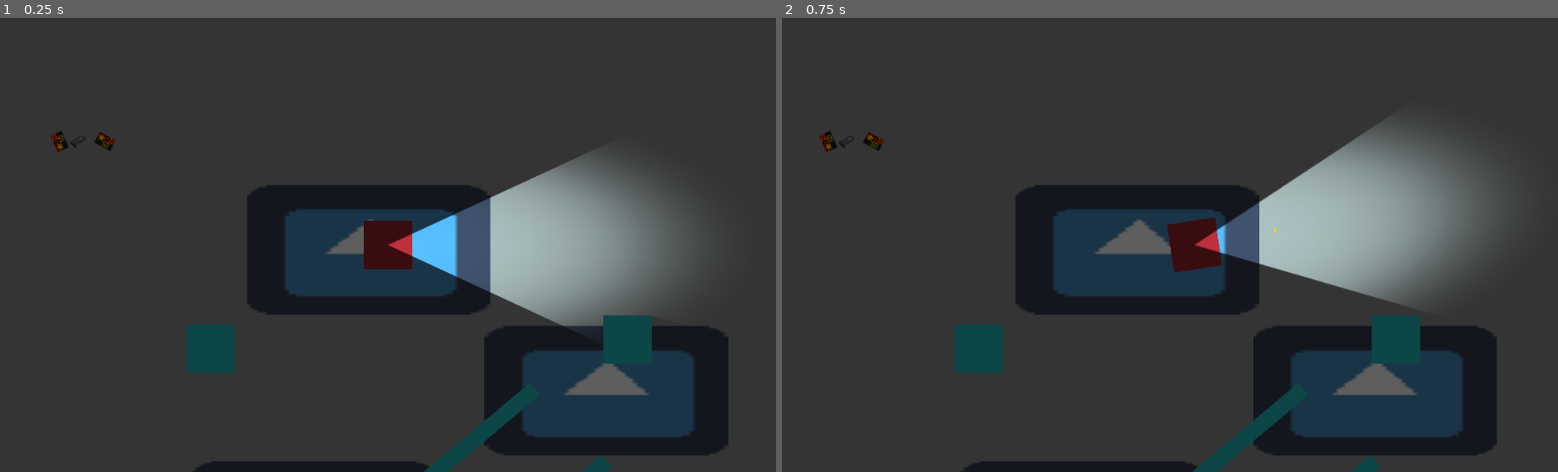
Above: before the commit, frames 1-2 (left to right).
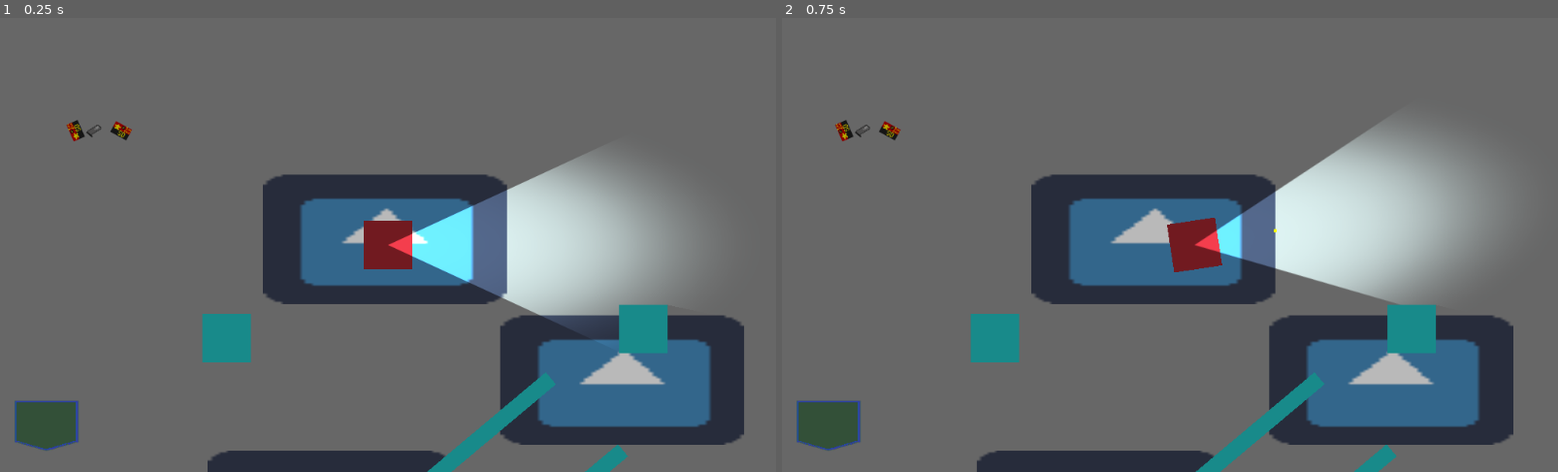
Above: after the commit, the same moments.

Repository: ghfox/overheadpoc
Game: Godot game, scene res://Scn/Room.tscn
Two runs of this game, one before a commit and one after it. Both use one fixed random seed, a clock stepped at 60 frames per second and the inputs below. The engine's default icon, where the game draws it, is replaced by a stand-in: a white triangle on a blue panel in a dark square.
Inputs (mouse positions are in pixels of both pictures, inside the frame that each line leads up to):
- Up to frame 1 (0.25 s): no input
- Up to frame 2 (0.75 s): tap Enter at 0.5 s; move the mouse to (1340, 222) at 0.52 s; hold D from 0.53 s (still down); click (1340, 222) at 0.6 s

The runs differ from the first frame. In frame 1, 96% of the frame differs, in the area x 0-100%, y 0-100%; in frame 2, 96%.

Commit message:
temp gui stuff

Diff:
--- a/Classes/Ammo.gd
+++ b/Classes/Ammo.gd
@@ -14,7 +14,6 @@
 	amount = namount
 	sprite = ItemStore.getAmmoSprite(cal,subtype)
 	normal = ItemStore.getAmmoNormal(cal,subtype)
-	radius = 32
 
 func _to_string():
 	return "%s%s%s%d" % [cal, subtype,":" , amount]
--- a/Classes/Item.gd
+++ b/Classes/Item.gd
@@ -2,6 +2,6 @@
 
 class_name Item
 
-var radius = 0
+var radius = 32
 var sprite = "res://Spr/sqr_red.png"
 var normal = null
--- a/Scn/Player.tscn
+++ b/Scn/Player.tscn
@@ -1,8 +1,9 @@
-[gd_scene load_steps=6 format=2]
+[gd_scene load_steps=7 format=2]
 
 [ext_resource path="res://Spr/Flashlight Texture.png" type="Texture" id=1]
 [ext_resource path="res://Spr/sqr_red.png" type="Texture" id=2]
 [ext_resource path="res://Scr/Player.gd" type="Script" id=3]
+[ext_resource path="res://Spr/Gui/gui_pocket.png" type="Texture" id=4]
 
 [sub_resource type="CircleShape2D" id=1]
 radius = 49.6476
@@ -39,6 +40,19 @@
 drag_margin_right = 0.0
 drag_margin_bottom = 0.0
 
+[node name="CanvasLayer" type="CanvasLayer" parent="Camera2D"]
+layer = 4
+
+[node name="TextureRect" type="TextureRect" parent="Camera2D/CanvasLayer"]
+margin_left = 10.6018
+margin_top = 491.247
+margin_right = 110.602
+margin_bottom = 591.247
+texture = ExtResource( 4 )
+__meta__ = {
+"_edit_use_anchors_": false
+}
+
 [node name="Shottimer" type="Timer" parent="."]
 wait_time = 0.001
 one_shot = true
--- a/Scn/Room.tscn
+++ b/Scn/Room.tscn
@@ -55,7 +55,7 @@
 scale = Vector2( 4.21804, -0.32468 )
 
 [node name="Player" parent="." instance=ExtResource( 1 )]
-position = Vector2( 413.377, 136.853 )
+position = Vector2( 392.164, 150.995 )
 
 [node name="Lights" type="Node2D" parent="."]
 
@@ -68,7 +68,4 @@
 scale = Vector2( 0.379221, 0.370944 )
 
 [node name="CanvasModulate" type="CanvasModulate" parent="."]
-color = Color( 0.372549, 0.372549, 0.372549, 1 )
-
-[node name="LayerUnMod" type="CanvasLayer" parent="."]
-follow_viewport_enable = true
+color = Color( 0.729412, 0.729412, 0.729412, 1 )
Binary file added: Spr/Gui/gui_pocket.png
Not shown, added: Spr/Gui/gui_pocket.png.import
